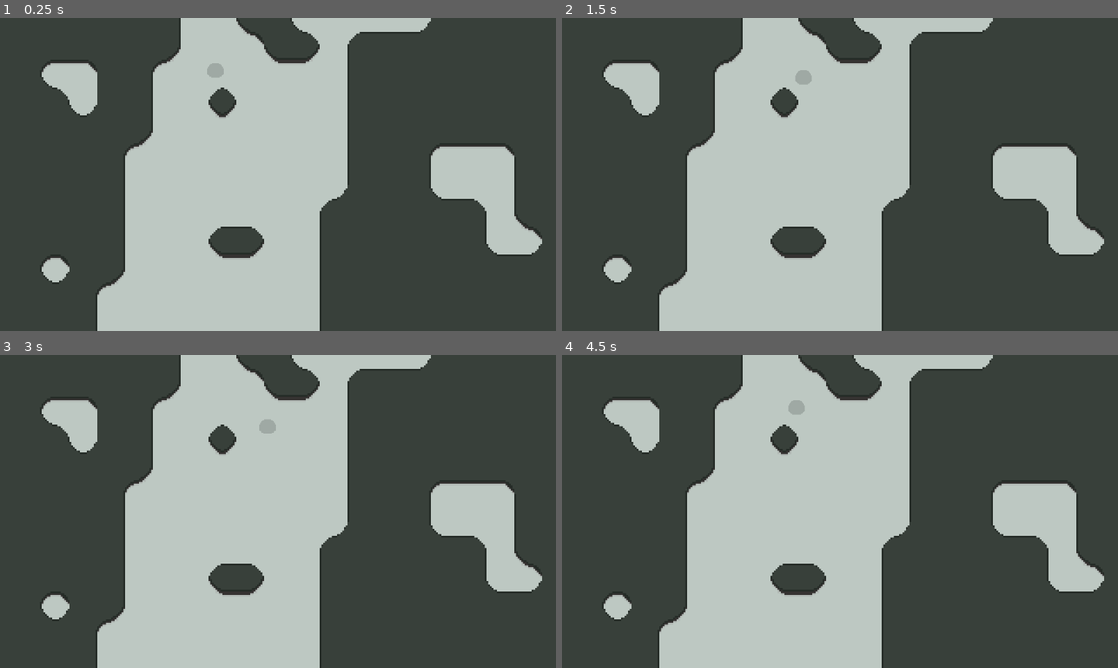
Above: before the commit, frames 1-4 (two rows, left to right).
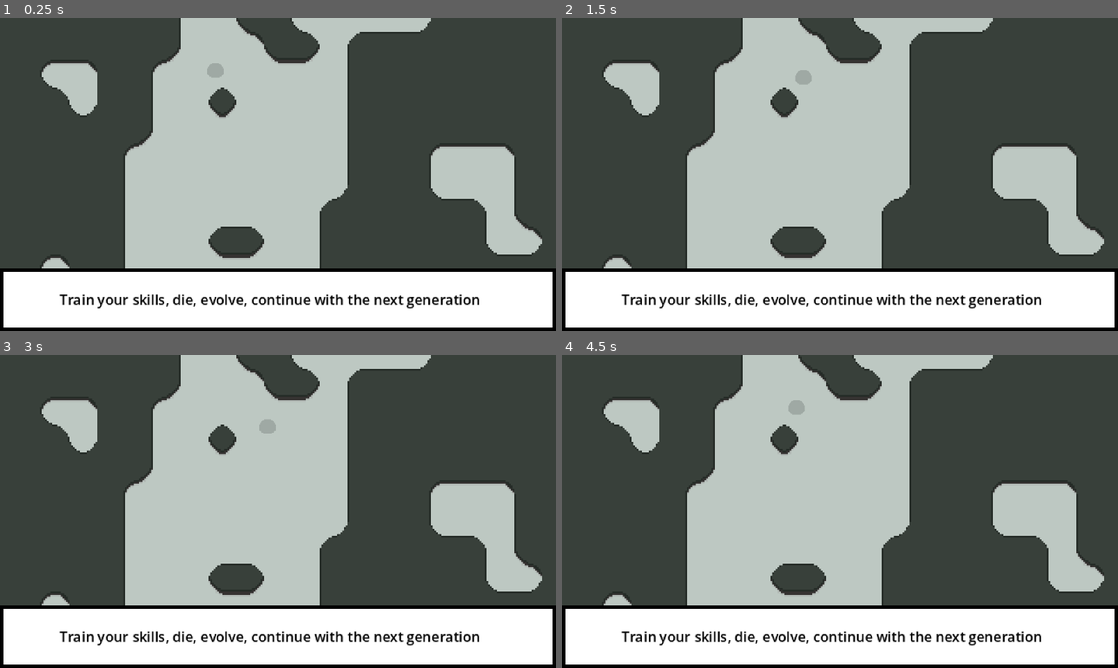
Above: after the commit, the same moments.

Repository: MiladTuma/Micro-Jam-Evolution
Game: Godot game, scene res://Scenes/main.tscn
Two runs of this game, one before a commit and one after it. Both use one fixed random seed, a clock stepped at 60 frames per second and the inputs below.
Inputs:
- Up to frame 1 (0.25 s): no input
- Up to frame 2 (1.5 s): tap Enter at 0.5 s; hold Right (right) 0.53-1.28 s; tap I (i, bound only after the commit) at 0.6, 1.35 s; hold Down (down) from 1.28 s (still down)
- Up to frame 3 (3 s): release Down (down) at 2.03 s; hold Right (right) 2.03-2.78 s; tap I (i, bound only after the commit) at 2.1, 2.85 s; hold Up (up) from 2.78 s (still down)
- Up to frame 4 (4.5 s): release Up (up) at 3.53 s; hold Left (left) from 3.53 s (still down); tap I (i, bound only after the commit) at 3.6, 4.35 s

The runs differ from the first frame. In frame 1, 20% of the frame differs, in the area x 0-100%, y 80-100%; in frame 2, 20%; in frame 3, 20%; in frame 4, 20%.

Commit message:
Squashed commit of the following:
commit 3b816771794d7cddb2a2ddb555be715752fd1014
Author: ecirchelan <ecirchelan@gmail.com>
Date:   Sun Nov 1 11:24:05 2026 +0100

    fix tutorial

    works now

commit a535c8a063814bae67a16fd03bf86bb76036b5b2
Author: ecirchelan <ecirchelan@gmail.com>
Date:   Sat Oct 31 19:27:53 2026 +0100

    added tutorial text

    cant remove it yet, work in progress

Diff:
--- a/Scenes/main.tscn
+++ b/Scenes/main.tscn
@@ -2,6 +2,7 @@
 
 [ext_resource type="Texture2D" uid="uid://kjg2t5thhseq" path="res://Tilemap/Tilemap Frog Swamp.png" id="1_bo1nx"]
 [ext_resource type="PackedScene" uid="uid://3lms8jd3k1jl" path="res://Entities/Player/player.tscn" id="1_jjgbg"]
+[ext_resource type="Script" uid="uid://276cfrt1hyfp" path="res://Scenes/textbox.gd" id="3_8gbba"]
 
 [sub_resource type="TileSetAtlasSource" id="TileSetAtlasSource_bo1nx"]
 texture = ExtResource("1_bo1nx")
@@ -73,6 +74,17 @@
 [sub_resource type="TileSet" id="TileSet_xcwl1"]
 sources/0 = SubResource("TileSetAtlasSource_8gbba")
 
+[sub_resource type="StyleBoxFlat" id="StyleBoxFlat_m5hcw"]
+bg_color = Color(1, 1, 1, 1)
+border_width_left = 2
+border_width_top = 2
+border_width_right = 2
+border_width_bottom = 2
+border_color = Color(0, 0, 0, 1)
+
+[sub_resource type="StyleBoxFlat" id="StyleBoxFlat_b3jpf"]
+bg_color = Color(1, 1, 1, 1)
+
 [node name="Main" type="Node2D" unique_id=880462236]
 
 [node name="TileMapLayer" type="TileMapLayer" parent="." unique_id=1978633104]
@@ -88,3 +100,39 @@
 z_index = 30
 tile_map_data = PackedByteArray("AAAHAAAAAAAFAAEAAAAHAAEAAAAFAAEAAAAGAAIAAAAFAAEAAAAGAAMAAAAFAAEAAAAGAAQAAAAFAAEAAAAHAA …(2064 unchanged characters)…
 tile_set = SubResource("TileSet_xcwl1")
+
+[node name="Textbox" type="CanvasLayer" parent="." unique_id=557165725]
+script = ExtResource("3_8gbba")
+
+[node name="MarginContainer" type="MarginContainer" parent="Textbox" unique_id=1855576075]
+anchors_preset = 12
+anchor_top = 1.0
+anchor_right = 1.0
+anchor_bottom = 1.0
+offset_top = -36.0
+grow_horizontal = 2
+grow_vertical = 0
+
+[node name="Panel" type="Panel" parent="Textbox/MarginContainer" unique_id=313389020]
+layout_mode = 2
+theme_override_styles/panel = SubResource("StyleBoxFlat_m5hcw")
+
+[node name="MarginContainer" type="MarginContainer" parent="Textbox/MarginContainer" unique_id=56528077]
+layout_mode = 2
+theme_override_constants/margin_left = 34
+theme_override_constants/margin_top = 8
+theme_override_constants/margin_right = 8
+theme_override_constants/margin_bottom = 8
+
+[node name="Panel" type="Panel" parent="Textbox/MarginContainer/MarginContainer" unique_id=1464416807]
+layout_mode = 2
+theme_override_styles/panel = SubResource("StyleBoxFlat_b3jpf")
+
+[node name="HBoxContainer" type="HBoxContainer" parent="Textbox/MarginContainer/MarginContainer" unique_id=1724988546]
+layout_mode = 2
+
+[node name="Label" type="Label" parent="Textbox/MarginContainer/MarginContainer/HBoxContainer" unique_id=958202497]
+layout_mode = 2
+theme_override_colors/font_color = Color(0, 0, 0, 1)
+theme_override_font_sizes/font_size = 8
+text = "Train your skills, die, evolve, continue with the next generation"
--- /dev/null
+++ b/Scenes/textbox.gd
@@ -0,0 +1,13 @@
+extends CanvasLayer
+# Called when the node enters the scene tree for the first time.
+func _ready() -> void:
+	pass # Replace with function body.
+
+
+# Called every frame. 'delta' is the elapsed time since the previous frame.
+func _physics_process(delta: float) -> void:
+	if Input.is_action_just_pressed("i"):
+		if visible==true:
+			visible=false
+		else:
+			visible=true
--- a/project.godot
+++ b/project.godot
@@ -46,6 +46,11 @@
 "events": [Object(InputEventKey,"resource_local_to_scene":false,"resource_name":"","device":-1,"window_id":0,"alt_press …(195 unchanged characters)…
 ]
 }
+i={
+"deadzone": 0.2,
+"events": [Object(InputEventKey,"resource_local_to_scene":false,"resource_name":"","device":16,"window_id":0,"alt_pressed":false,"shift_pressed":false,"ctrl_pressed":false,"meta_pressed":false,"pressed":false,"keycode":0,"physical_keycode":73,"key_label":0,"unicode":0,"location":0,"echo":false,"script":null)
+]
+}
 
 [physics]
 
Not shown, added: Scenes/textbox.gd.uid
